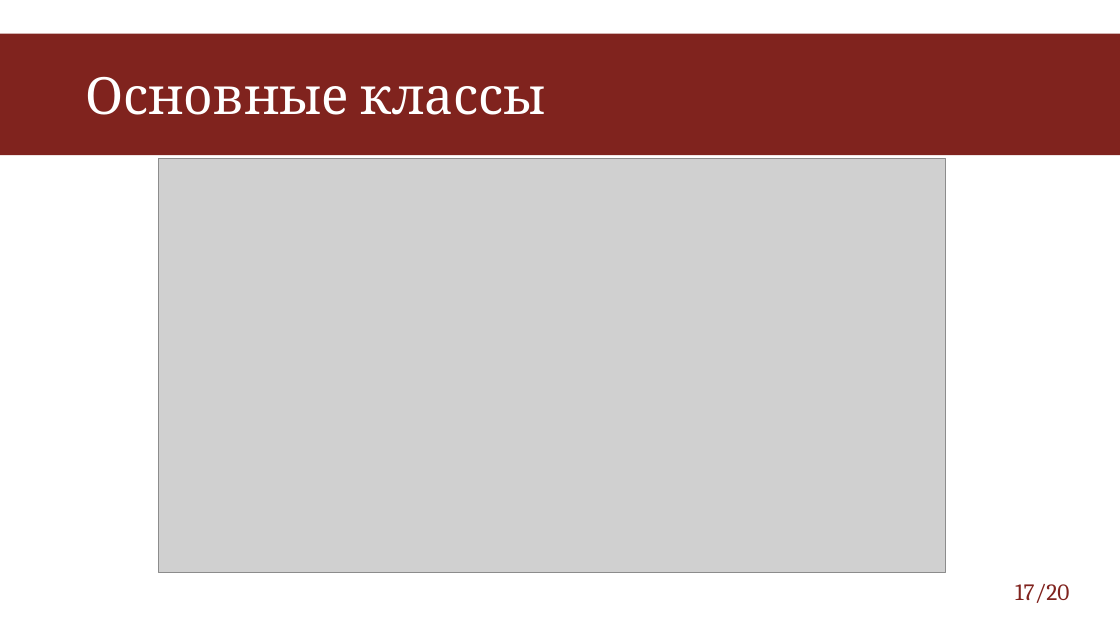
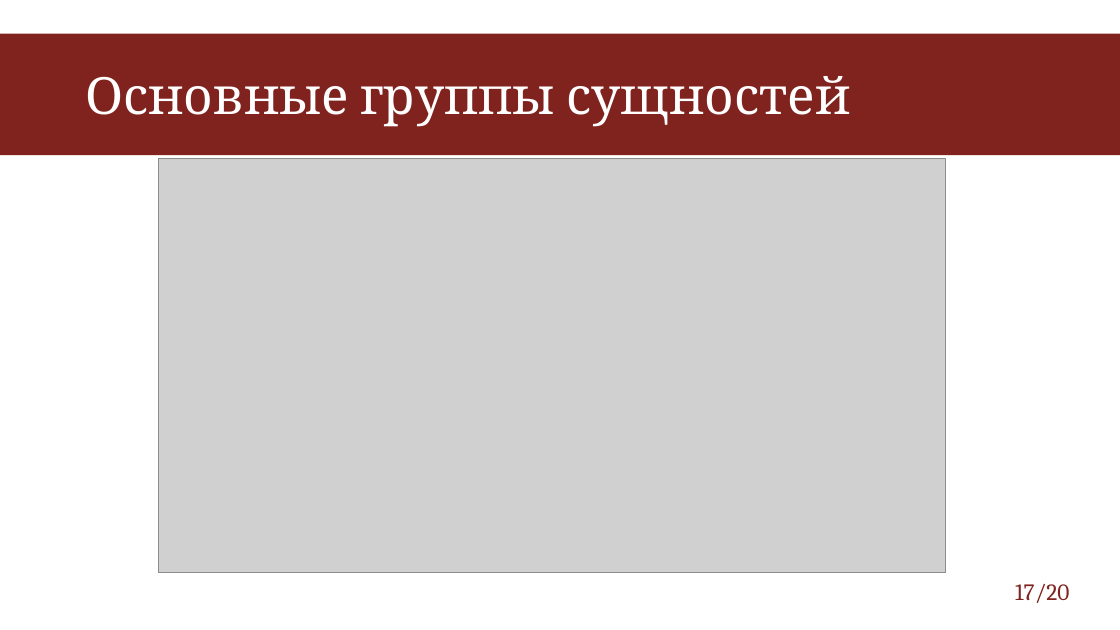
Before and after one commit to VasilevID1111/students-class, a slide deck: slide 17 of Диплом файлы/Proektirovanie_i_dokumentirovanie_informatsionnoy_sistemy_ucheta_vremeni_samostoyatelnoy.pptx. Drawn at 1120x630 pixels with LibreOffice and Linux fonts; fonts in the diff are those of the drawing; grey boxes stand for pictures. Boxes give left, top, right and bottom in pixels: in the first picture for what was removed or moved away, otherwise in the second. Text is boxed around its words. In the diff, an @@ line names an element or a change of style, - is before the commit and + after.

```diff
--- a/Диплом файлы/Proektirovanie_i_dokumentirovanie_informatsionnoy_sistemy_ucheta_vremeni_samostoyatelnoy.pptx
+++ b/Диплом файлы/Proektirovanie_i_dokumentirovanie_informatsionnoy_sistemy_ucheta_vremeni_samostoyatelnoy.pptx
@@ title at box(85, 76, 851, 127): text changed @@
-Основные классы
+Основные группы сущностей
```
Also in this commit, not shown: 3 other slides changed.
